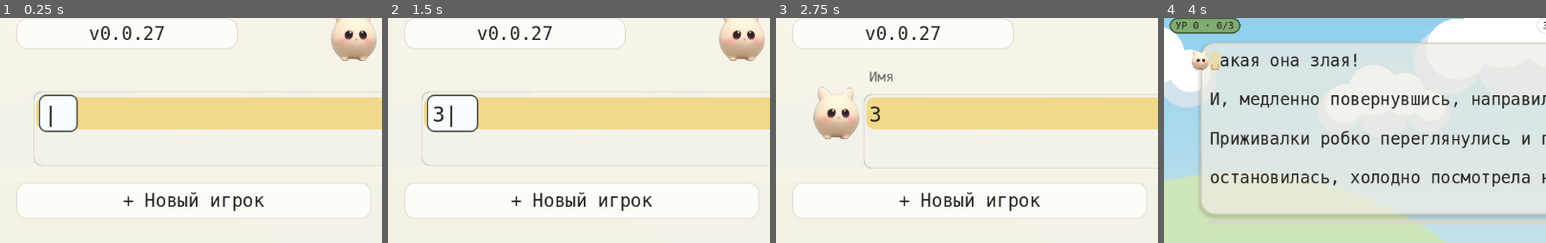
Above: before the commit, frames 1-4 (left to right).
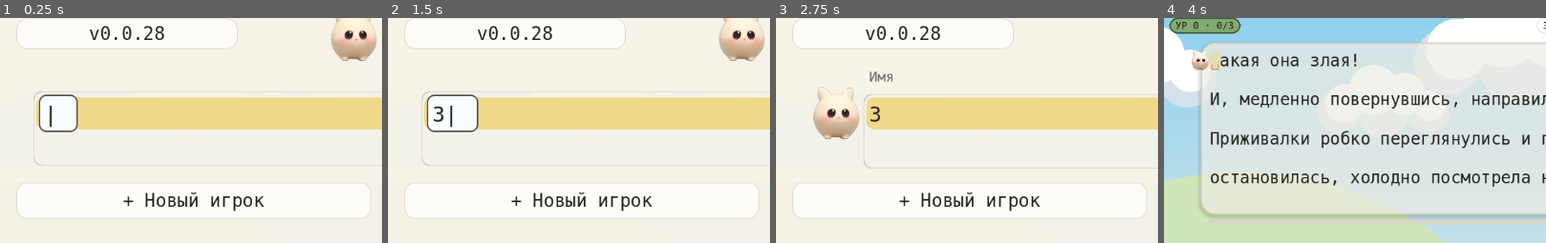
Above: after the commit, the same moments.

Repository: NikitaShubin/ModernBabyType
Game: Godot game, scene res://scenes/main.tscn
Two runs of this game, one before a commit and one after it. Both use one fixed random seed, a clock stepped at 60 frames per second and the inputs below.
Inputs (mouse positions are % of the whole screen's width and height, from its top left):
- Up to frame 1 (0.25 s): no input
- Up to frame 2 (1.5 s): tap Enter at 0.5 s; move the mouse to (72, 45) at 0.52 s; hold Right 0.53-1.25 s; tap Shift at 0.6 s; click (72, 45) at 0.67 s; tap Space at 0.77, 1.25 s; drag from (30, 55) to (45, 70) at 1.27 s
- Up to frame 3 (2.75 s): move the mouse to (60, 28) at 2.02 s; hold Right from 2.03 s (still down); tap Enter at 2.1 s
- Up to frame 4 (4 s): release Right at 2.75 s; tap Enter at 2.75 s; drag from (45, 70) to (20, 35) at 2.77 s; tap Space at 3.5, 3.77 s; move the mouse to (80, 65) at 3.52 s; hold Left from 3.53 s (still down); tap N at 3.6 s
The pictures show only the part of the screen within x 0-50%, y 1-51%; the shares and areas given below are measured in that part.

The runs differ from the first frame. In frame 1, 0.1% of the frame differs, in the area x 40-43%, y 3-10%; in frame 2, 0.1%; in frame 3, 0.1%; in frame 4, nothing differs.

Commit message:
Релиз 0.0.28: палитра из фонов неба, разогрев перед гонкой, ночные кадры драйвера

Diff:
--- a/game/project.godot
+++ b/game/project.godot
@@ -9,7 +9,7 @@
 
 config/name="ModernBabyType"
 config/description="Игра для обучения детей слепой печати: герой убегает от врага, поедая буквы."
-config/version="0.0.27"
+config/version="0.0.28"
 run/main_scene="res://scenes/main.tscn"
 config/features=PackedStringArray("4.3", "GL Compatibility")
 config/icon="res://icon.png"
